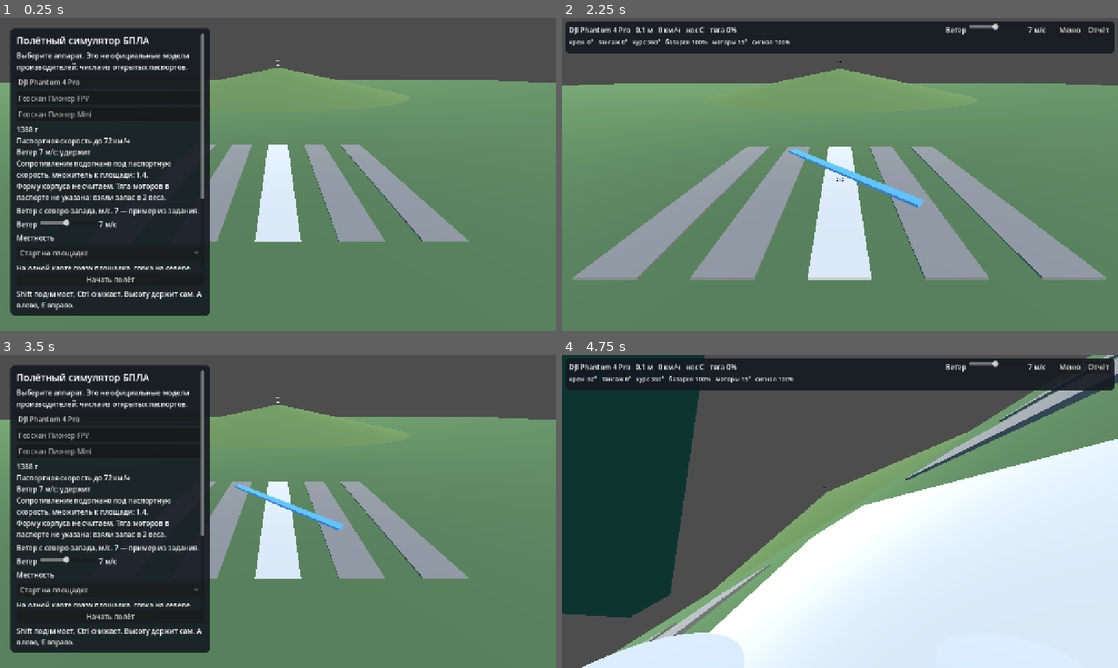
Above: before the commit, frames 1-4 (two rows, left to right).
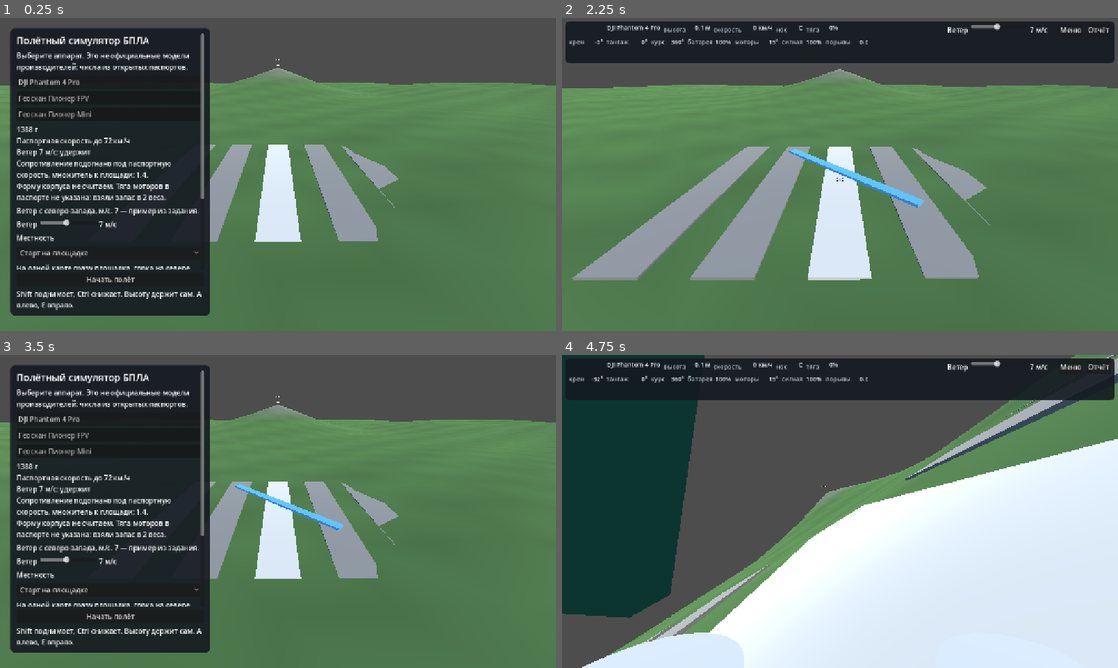
Above: after the commit, the same moments.

Repository: Melkor-code/infoteh
Game: Godot game, scene res://scenes/main.tscn
Same seed, same stepped clock (60 frames per second), same inputs: the game is played once before the commit and once after it.
Inputs (mouse positions are in pixels of both pictures, inside the frame that each line leads up to):
- Up to frame 1 (0.25 s): no input
- Up to frame 2 (2.25 s): click "Старт на площадке" at 0.5 s; click "Старт на площадке" at 1.25 s; click "Начать полёт" at 2 s
- Up to frame 3 (3.5 s): click "Меню" at 2.75 s
- Up to frame 4 (4.75 s): click "Начать полёт" at 3.5 s; tap Enter at 4.25 s; move the mouse to (962, 495) at 4.27 s; hold D from 4.28 s (still down); tap C at 4.35 s; click (962, 495) at 4.42 s

The runs differ from the first frame. In frame 1, 3.0% of the frame differs, in the area x 0-100%, y 13-72%; in frame 2, 9.2%, in the area x 0-100%, y 1-84%; in frame 3, 3.0%; in frame 4, 6.2%.

Commit message:
Зафиксировать ячейки телеметрии и сделать рельеф сеткой высот.
Числа больше не сдвигают соседние поля. Земля строится той же функцией, что и посадка: холмы, берег пруда и горка, без Blender.

Co-authored-by: arena-agent <297053741+arena-agent@users.noreply.github.com>

Diff:
--- a/scripts/app.gd
+++ b/scripts/app.gd
@@ -48,8 +48,7 @@
 var flight_panel: PanelContainer
 var list_box: VBoxContainer
 var detail_label: Label
-var hud_label: Label
-var telemetry_label: Label
+var hud_slots: Dictionary = {}
 var warning_label: Label
 var terrain_hint: Label
 var temp_label: Label
@@ -168,11 +167,10 @@
 	add_child(sun)
 
 	ground = MeshInstance3D.new()
-	var plane := PlaneMesh.new()
-	plane.size = Vector2(240, 240)
-	ground.mesh = plane
+	ground.mesh = _build_height_mesh()
 	ground_mat = StandardMaterial3D.new()
-	ground_mat.albedo_color = Color(0.32, 0.46, 0.28)
+	ground_mat.vertex_color_use_as_albedo = true
+	ground_mat.roughness = 0.92
 	ground.material_override = ground_mat
 	add_child(ground)
 
@@ -297,7 +295,7 @@
 	outer.add_child(status_label)
 	_apply_terrain()
 
-	flight_panel = _panel(Vector2(8, 8), Vector2(1264, 74))
+	flight_panel = _panel(Vector2(8, 8), Vector2(1264, 96))
 	flight_panel.visible = false
 	var tight := flight_panel.get_theme_stylebox("panel") as StyleBoxFlat
 	if tight != null:
@@ -310,11 +308,16 @@
 	flight_box.add_theme_constant_override("separation", 2)
 	flight_panel.add_child(flight_box)
 	var flight_row := HBoxContainer.new()
-	flight_row.add_theme_constant_override("separation", 10)
+	flight_row.add_theme_constant_override("separation", 8)
 	flight_box.add_child(flight_row)
-	hud_label = Label.new()
-	hud_label.size_flags_horizontal = Control.SIZE_EXPAND_FILL
-	flight_row.add_child(hud_label)
+	flight_row.add_child(_slot("name", 210.0))
+	flight_row.add_child(_pair("высота", "alt", 52.0))
+	flight_row.add_child(_pair("скорость", "spd", 68.0))
+	flight_row.add_child(_pair("нос", "nose", 32.0))
+	flight_row.add_child(_pair("тяга", "thr", 40.0))
+	var spacer := Control.new()
+	spacer.size_flags_horizontal = Control.SIZE_EXPAND_FILL
+	flight_row.add_child(spacer)
 	flight_row.add_child(_wind_slider())
 	var back := Button.new()
 	back.text = "Меню"
@@ -326,11 +329,18 @@
 	save.focus_mode = Control.FOCUS_NONE
 	save.pressed.connect(_save_log)
 	flight_row.add_child(save)
-	telemetry_label = Label.new()
-	telemetry_label.add_theme_font_size_override("font_size", 14)
-	flight_box.add_child(telemetry_label)
+	var telemetry_row := HBoxContainer.new()
+	telemetry_row.add_theme_constant_override("separation", 8)
+	flight_box.add_child(telemetry_row)
+	telemetry_row.add_child(_pair("крен", "roll", 40.0))
+	telemetry_row.add_child(_pair("тангаж", "pitch", 40.0))
+	telemetry_row.add_child(_pair("курс", "yaw", 40.0))
+	telemetry_row.add_child(_pair("батарея", "bat", 40.0))
+	telemetry_row.add_child(_pair("моторы", "mot", 40.0))
+	telemetry_row.add_child(_pair("сигнал", "sig", 40.0))
+	telemetry_row.add_child(_pair("порывы", "gust", 36.0))
 	warning_label = Label.new()
-	warning_label.position = Vector2(16, 88)
+	warning_label.position = Vector2(16, 108)
 	warning_label.size = Vector2(1100, 24)
 	warning_label.mouse_filter = Control.MOUSE_FILTER_IGNORE
 	warning_label.add_theme_color_override("font_color", Color(1.0, 0.86, 0.4))
@@ -402,7 +412,8 @@
 	menu_panel.visible = true
 	flight_panel.visible = false
 	warning_label.text = ""
-	telemetry_label.text = ""
+	for key in hud_slots:
+		(hud_slots[key] as Label).text = ""
 	status_flash = ""
 	_clear_trail()
 	for arrow in force_arrows.values():
@@ -458,26 +469,18 @@
 func _update_hud() -> void:
 	if craft == null:
 		return
-	var ground_kmh := craft.velocity.length() * 3.6
-	hud_label.text = "%s   %.1f м   %.0f км/ч   нос %s   тяга %d%%" % [
-		str(craft.profile.get("display_name", "")),
-		craft.position.y,
-		ground_kmh,
-		_heading_name(craft.forward()),
-		int(round(craft.throttle * 100.0)),
-	]
-	var gust_note := ""
-	if gust.length() > 0.3:
-		gust_note = "   порывы %.1f" % gust.length()
-	telemetry_label.text = "крен %.0f°   тангаж %.0f°   курс %.0f°   батарея %.0f%%   моторы %.0f°   сигнал %.0f%%%s" % [
-		craft.sensor_roll,
-		craft.sensor_pitch,
-		craft.sensor_yaw_deg,
-		craft.sensor_battery,
-		craft.sensor_motor_temp,
-		craft.sensor_signal,
-		gust_note,
-	]
+	_set_slot("name", str(craft.profile.get("display_name", "")))
+	_set_slot("alt", "%.1f м" % craft.position.y)
+	_set_slot("spd", "%.0f км/ч" % (craft.velocity.length() * 3.6))
+	_set_slot("nose", _heading_name(craft.forward()))
+	_set_slot("thr", "%d%%" % int(round(craft.throttle * 100.0)))
+	_set_slot("roll", "%.0f°" % craft.sensor_roll)
+	_set_slot("pitch", "%.0f°" % craft.sensor_pitch)
+	_set_slot("yaw", "%.0f°" % craft.sensor_yaw_deg)
+	_set_slot("bat", "%.0f%%" % craft.sensor_battery)
+	_set_slot("mot", "%.0f°" % craft.sensor_motor_temp)
+	_set_slot("sig", "%.0f%%" % craft.sensor_signal)
+	_set_slot("gust", "%.1f" % gust.length())
 	if status_flash_time > 0.0:
 		warning_label.text = status_flash
 	else:
@@ -663,16 +666,7 @@
 func _build_hill() -> void:
 	slope_visual = Node3D.new()
 	add_child(slope_visual)
-	var cone := MeshInstance3D.new()
-	var mesh := CylinderMesh.new()
-	mesh.top_radius = 0.0
-	mesh.bottom_radius = HILL_RADIUS
-	mesh.height = HILL_PEAK
-	cone.mesh = mesh
-	cone.position = HILL_CENTER + Vector3(0.0, HILL_PEAK * 0.5, 0.0)
-	cone.material_override = _flat_color(Color(0.38, 0.50, 0.28))
-	slope_visual.add_child(cone)
-	_add_sign("ГОРКА", HILL_CENTER + Vector3(0.0, HILL_PEAK + 1.2, 0.0), slope_visual)
+	_add_sign("ГОРКА", HILL_CENTER + Vector3(0.0, HILL_PEAK + 1.4, 0.0), slope_visual)
 
 
 func _build_pond() -> void:
@@ -706,13 +700,14 @@
 		Vector3(-18, 0, 2), Vector3(-34, 0, -6),
 	]
 	for spot in spots:
+		var placed := Vector3(spot.x, _sample_height(spot.x, spot.z), spot.z)
 		var trunk := MeshInstance3D.new()
 		var trunk_mesh := CylinderMesh.new()
 		trunk_mesh.top_radius = 0.22
 		trunk_mesh.bottom_radius = 0.32
 		trunk_mesh.height = 3.4
 		trunk.mesh = trunk_mesh
-		trunk.position = spot + Vector3(0, 1.7, 0)
+		trunk.position = placed + Vector3(0, 1.7, 0)
 		trunk.material_override = _flat_color(Color(0.35, 0.24, 0.14))
 		forest_root.add_child(trunk)
 		var crown := MeshInstance3D.new()
@@ -720,7 +715,7 @@
 		crown_mesh.radius = 2.1
 		crown_mesh.height = 3.6
 		crown.mesh = crown_mesh
-		crown.position = spot + Vector3(0, 4.2, 0)
+		crown.position = placed + Vector3(0, 4.2, 0)
 		crown.material_override = _flat_color(Color(0.15, 0.38, 0.16))
 		forest_root.add_child(crown)
 	_add_sign("ЛЕС", Vector3(FOREST_CENTER.x, 7.0, FOREST_CENTER.y), forest_root)
@@ -823,11 +818,38 @@
 
 
 func _ground_height(pos: Vector3) -> float:
-	var flat := Vector2(pos.x - HILL_CENTER.x, pos.z - HILL_CENTER.z)
-	var dist := flat.length()
+	return _sample_height(pos.x, pos.z)
+
+
+func _sample_height(x: float, z: float) -> float:
+	var h := _wave_height(x, z) + _hill_only(x, z) + _pond_dent(x, z)
+	var pad_d := Vector2(x, z).length()
+	if pad_d < 9.0:
+		h = lerpf(0.0, h, smoothstep(4.0, 9.0, pad_d))
+	if x >= 18.0 and x <= 30.0 and absf(z - POND_CENTER.y) <= 1.6:
+		h = 0.05
+	return h
+
+
+func _wave_height(x: float, z: float) -> float:
+	return 0.45 * sin(x * 0.085) * cos(z * 0.07) + 0.22 * sin(x * 0.19 + z * 0.13)
+
+
+func _hill_only(x: float, z: float) -> float:
+	var dist := Vector2(x - HILL_CENTER.x, z - HILL_CENTER.z).length()
 	if dist >= HILL_RADIUS:
 		return 0.0
-	return HILL_PEAK * (1.0 - dist / HILL_RADIUS)
+	var t := 1.0 - dist / HILL_RADIUS
+	return HILL_PEAK * t * t
+
+
+func _pond_dent(x: float, z: float) -> float:
+	var dist := Vector2(x, z).distance_to(POND_CENTER)
+	var edge := POND_RADIUS + 6.0
+	if dist >= edge:
+		return 0.0
+	var u := 1.0 - dist / edge
+	return -1.2 * u * u
 
 
 func _surface_kind(pos: Vector3) -> int:
@@ -839,12 +861,15 @@
 
 
 func _slope_accel(pos: Vector3) -> Vector3:
-	if _ground_height(pos) < 0.2:
+	if _hill_only(pos.x, pos.z) < 0.35:
 		return Vector3.ZERO
 	var away := Vector3(pos.x - HILL_CENTER.x, 0.0, pos.z - HILL_CENTER.z)
-	if away.length() < 0.4:
+	if away.length() < 1.2:
 		return Vector3.ZERO
-	return away.normalized() * FlightModel.G * (HILL_PEAK / HILL_RADIUS)
+	var dist := away.length()
+	var t := 1.0 - dist / HILL_RADIUS
+	var grade := 2.0 * HILL_PEAK / HILL_RADIUS * t
+	return away.normalized() * FlightModel.G * grade * 0.7
 
 
 func _on_pier(pos: Vector3) -> bool:
@@ -896,6 +921,78 @@
 	material.albedo_color = color
 	material.roughness = 0.8
 	return material
+
+
+func _pair(caption: String, key: String, width: float) -> HBoxContainer:
+	var row := HBoxContainer.new()
+	row.add_theme_constant_override("separation", 4)
+	var title := Label.new()
+	title.text = caption
+	title.add_theme_font_size_override("font_size", 14)
+	title.add_theme_color_override("font_color", Color(0.78, 0.82, 0.86))
+	row.add_child(title)
+	row.add_child(_slot(key, width))
+	return row
+
+
+func _slot(key: String, width: float) -> Control:
+	var frame := Control.new()
+	frame.custom_minimum_size = Vector2(width, 18)
+	frame.clip_contents = true
+	var label := Label.new()
+	label.horizontal_alignment = HORIZONTAL_ALIGNMENT_RIGHT
+	label.add_theme_font_size_override("font_size", 14)
+	label.position = Vector2.ZERO
+	label.size = Vector2(width, 18)
+	frame.add_child(label)
+	hud_slots[key] = label
+	return frame
+
+
+func _set_slot(key: String, text: String) -> void:
+	var label := hud_slots.get(key) as Label
+	if label != null:
+		label.text = text
+
+
+func _build_height_mesh() -> ArrayMesh:
+	var tool := SurfaceTool.new()
+	tool.begin(Mesh.PRIMITIVE_TRIANGLES)
+	var cells := 72
+	var span := 180.0
+	var step := span / float(cells)
+	var origin := -span * 0.5
+	for iz in cells:
+		for ix in cells:
+			var x0 := origin + float(ix) * step
+			var z0 := origin + float(iz) * step
+			var x1 := x0 + step
+			var z1 := z0 + step
+			_add_ground_vertex(tool, x0, z0)
+			_add_ground_vertex(tool, x1, z0)
+			_add_ground_vertex(tool, x1, z1)
+			_add_ground_vertex(tool, x0, z0)
+			_add_ground_vertex(tool, x1, z1)
+			_add_ground_vertex(tool, x0, z1)
+	tool.generate_normals()
+	return tool.commit()
+
+
+func _add_ground_vertex(tool: SurfaceTool, x: float, z: float) -> void:
+	var h := _sample_height(x, z)
+	tool.set_color(_ground_tint(h, x, z))
+	tool.add_vertex(Vector3(x, h, z))
+
+
+func _ground_tint(h: float, x: float, z: float) -> Color:
+	var grass := Color(0.30, 0.46, 0.24)
+	var sand := Color(0.64, 0.58, 0.38)
+	var rock := Color(0.46, 0.47, 0.42)
+	var shore := clampf((Vector2(x, z).distance_to(POND_CENTER) - POND_RADIUS) / 6.0, 0.0, 1.0)
+	var tint := sand.lerp(grass, shore)
+	if h > 2.2:
+		tint = tint.lerp(rock, clampf((h - 2.2) / 2.4, 0.0, 1.0))
+	return tint * (0.94 + 0.06 * sin(x * 0.55 + z * 0.8))
 
 
 func _wind_slider() -> HBoxContainer:
Not shown, changed: docs/karta.md
